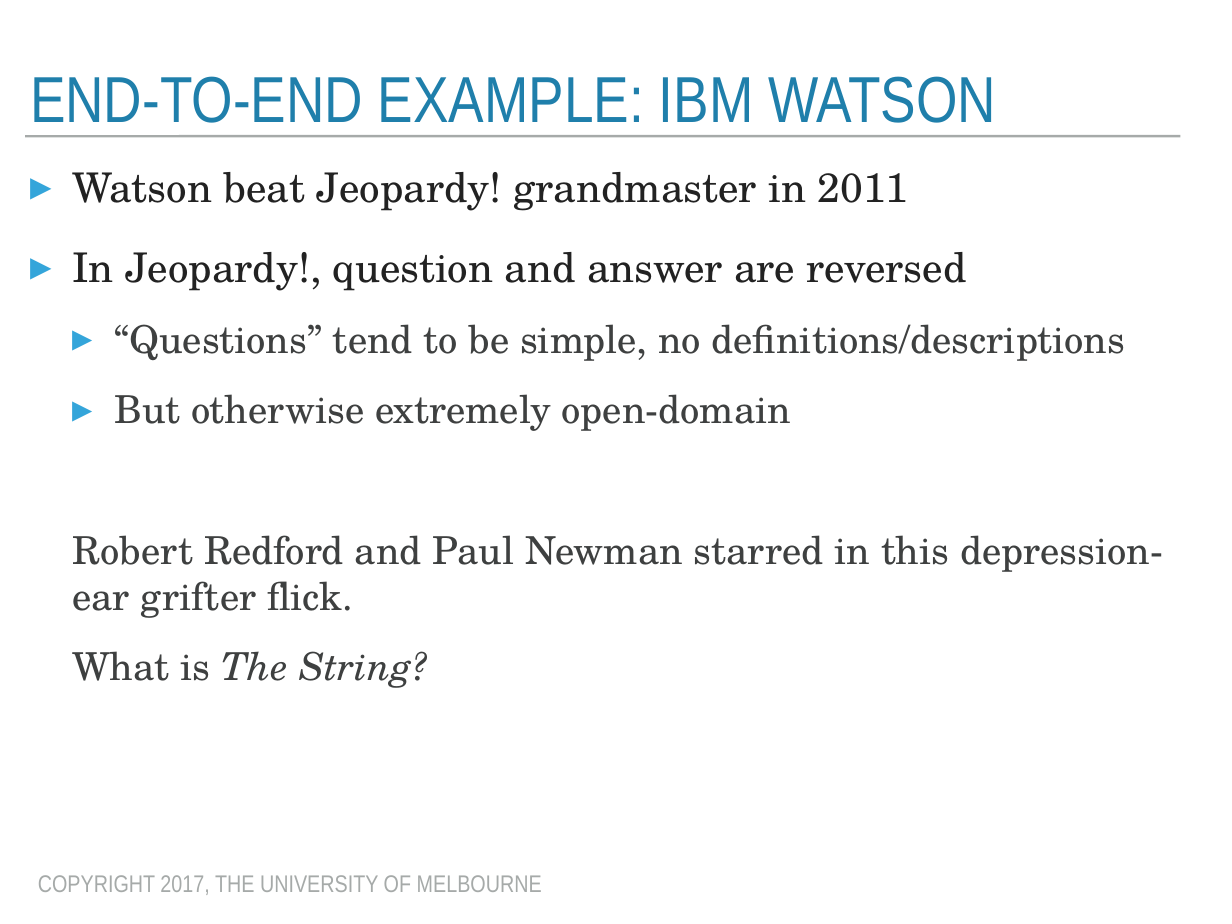
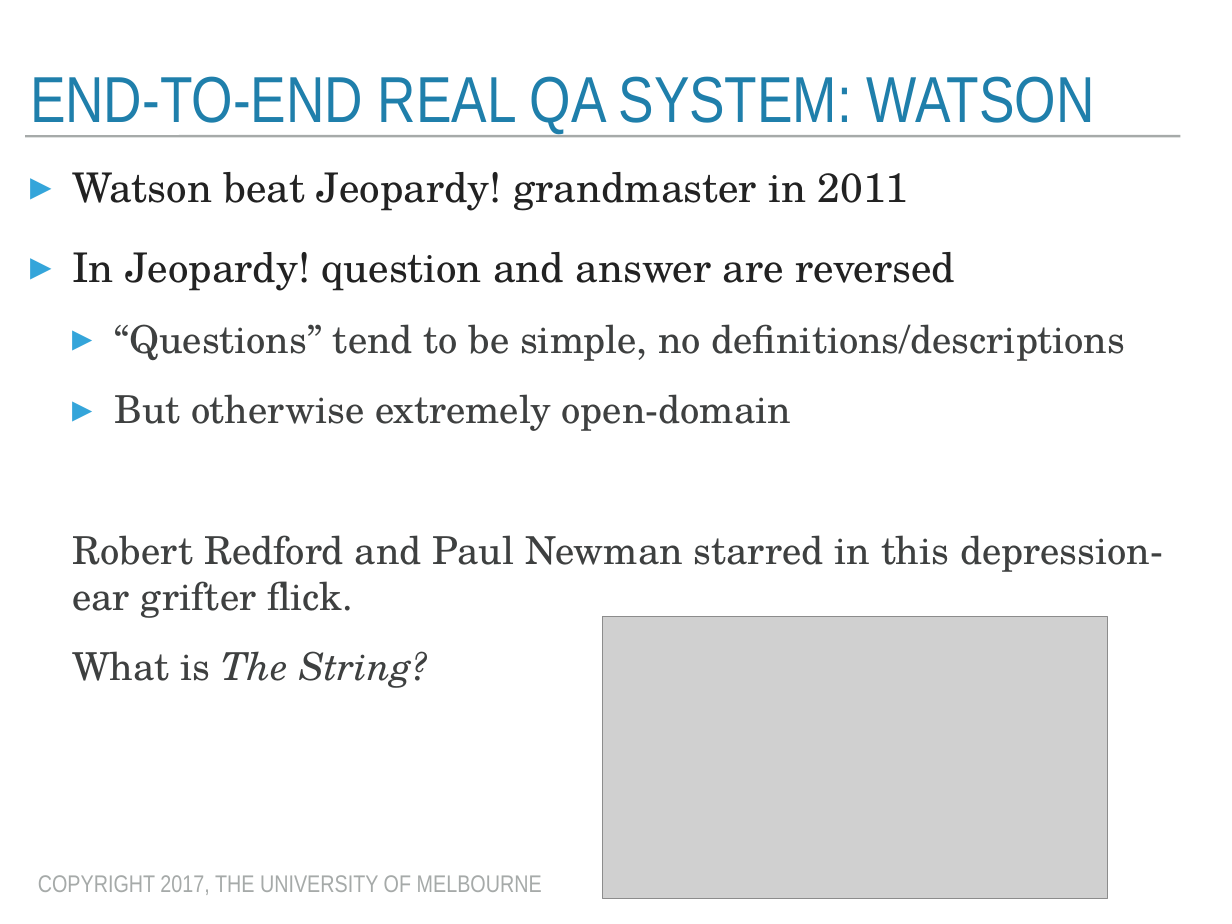
Before and after one commit to trevorcohn/comp90042, a slide deck: slide 20 of slides/WSTA_L12_question answering.pptx (slide 17 before the commit). Drawn at 1232x924 pixels with LibreOffice and Linux fonts; fonts in the diff are those of the drawing; grey boxes stand for pictures. Boxes give left, top, right and bottom in pixels: in the first picture for what was removed or moved away, otherwise in the second. Text is boxed around its words. In the diff, an @@ line names an element or a change of style, - is before the commit and + after.

```diff
--- a/slides/WSTA_L12_question answering.pptx
+++ b/slides/WSTA_L12_question answering.pptx
@@ title at bbox=[30, 76, 1095, 133]: text changed @@
-END-TO-END EXAMPLE: IBM WATSON
+END-TO-END REAL QA SYSTEM: WATSON
@@ text at bbox=[72, 252, 955, 291]: text changed @@
-▸ In Jeopardy!, question and answer are reversed
+▸ In Jeopardy! question and answer are reversed
@@ picture added at bbox=[603, 616, 1108, 898] @@
```
Also in this commit, not shown: 17 other slides changed, 2 slides added, 2 other files.
